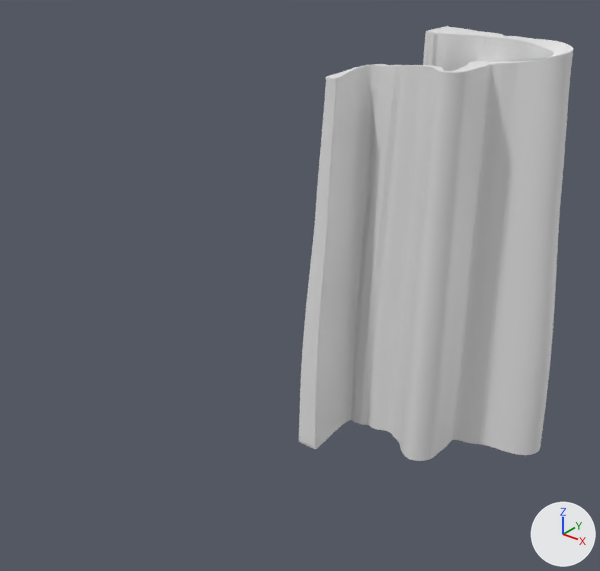
What one commit did to the Blender file Assets/Models/Escenario/Zona Caída.blend.
Both versions are drawn from a camera (50 mm lens) standing at (131.0, -242.0, 43.0) and looking at (-15.0, -60.0, -70.0). The axes (+X, +Y, +Z) are drawn at lower right. The lights are the same throughout.
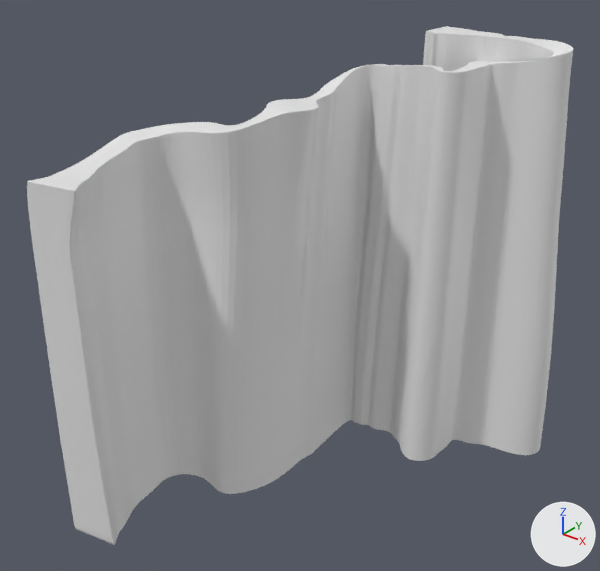
Commit message: Zona Caida Completada y Bug Caida Solved

The change, as a diff of the scene's bpy script:
```diff
--- a/Assets/Models/Escenario/Zona Caída.blend.py
+++ b/Assets/Models/Escenario/Zona Caída.blend.py
@@ me_cube @@
 # used by ob_cube; location = (-2.1, 0.0, 0.0); scale = (4.76, 7.88, 1.0)
-me_cube.from_pydata(...)  # 980 vertices, 978 faces; spans x -6.0..10.0, y -5.0..2.0, z -149.0..1.0
+me_cube.from_pydata(...)  # 1342 vertices, 1341 faces; spans x -12.0..10.0, y -16.0..2.0, z -149.0..1.0
+# me_cube part 1: 22 vertices moved from x -5.0..-4.0, y -4.0..-3.0, z -16.0..-10.0 to x -5.0..-4.0, y -5.0..-3.0, z -20.0..-11.0; 5 vertices removed from x -6.0..-4.0, y -5.0..-4.0, z -149.0..-11.0; 367 vertices added at x -12.0..-3.0, y -16.0..-5.0, z -149.0..-15.0
```

Location of each change, [x1, y1, x2, y2] in pixels of the pictures (600 x 571 px):
'Cube', reshaped (99% wider, 19% taller)
    before: [299, 26, 573, 461]
    after: [27, 26, 573, 545]
part 1 of me_cube, built on
    before: [299, 67, 360, 449]
    after: [27, 68, 360, 545]
